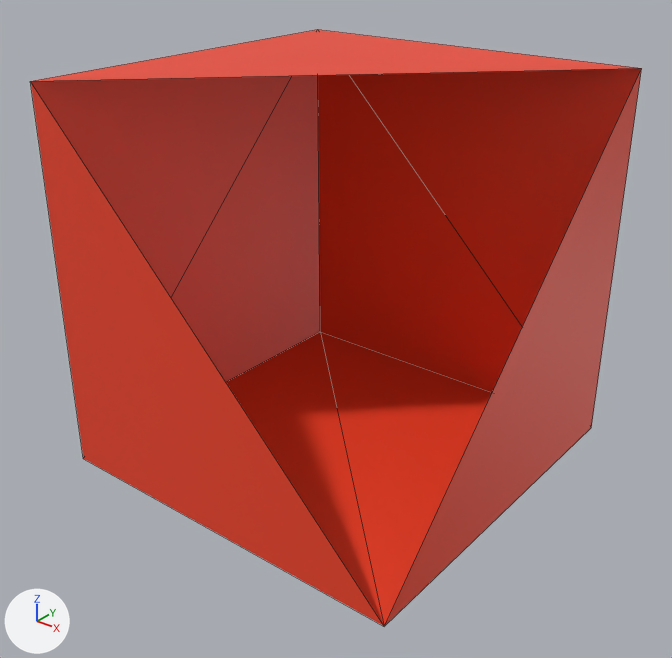
The glTF model models/seperated_blocks/r6c2_body_red.gltf as it was, and as the next commit left it.
Before and after are seen from a 50 mm lens placed at (2.7, -3.44, 1.82), pointed at (0.04, -0.12, -0.24). The lights are fixed; the arrows at lower left show +X, +Y and +Z. Mesh edges are drawn as thin lines. Objects named as collision shapes, trigger or cutter boxes, shadow casters or lower levels of detail are left out. Vertices at the same position are counted once.

The first picture shows 'r6c2_body_red'.
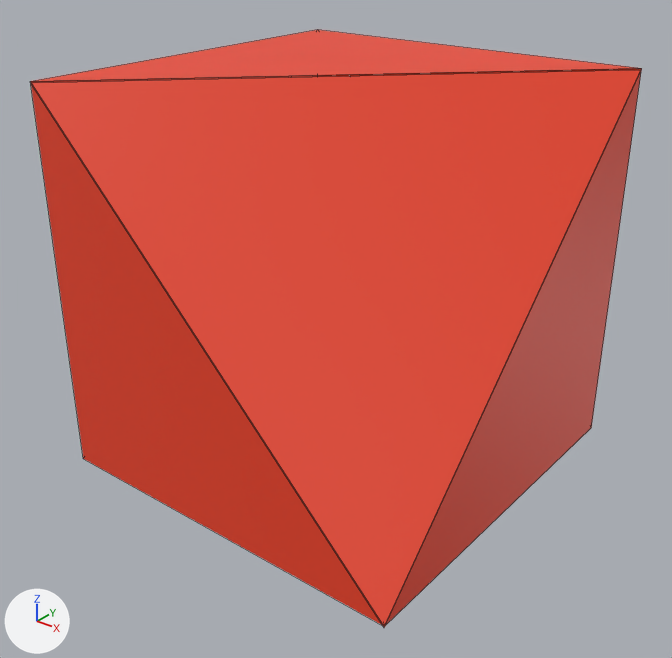
Location of each change, (x1, y1, x2, y2) in pixels of the pictures (672 x 658 px):
'r6c2_body_red', reshaped: before (30, 30, 642, 626); after (30, 30, 642, 628)
part 1 of me_cube_783, added (red): after (31, 70, 641, 628)

Diff of the bpy script that builds the scene:
```diff
--- a/models/seperated_blocks/r6c2_body_red.gltf.py
+++ b/models/seperated_blocks/r6c2_body_red.gltf.py
@@ me_cube_783 @@
 # used by ob_r6c2_body_red; location = (0.0, 0.0, 0.0)
 # verts and faces of me_cube_783; kept vertices keep their numbers, new ones are numbered from 7
-me_cube_783.from_pydata(...)  # 7 vertices, 9 faces; spans x -1.0..1.0, y -1.0..1.0, z -1.0..1.0
+me_cube_783.from_pydata(...)  # 10 vertices, 10 faces; spans x -1.0..1.0, y -1.0..1.0, z -1.01..1.0
+# me_cube_783 part 1
+verts[7] = (1.0, -1.0, -1.01)  # pixel (384, 628)
+verts[8] = (-1.0, -1.0, 0.99)  # pixel (30, 82)
+verts[9] = (1.0, 1.0, 0.99)  # pixel (641, 69)
+faces += [(7, 9, 8)]
 me_cube_783.materials.append(mat_material_001)
```
